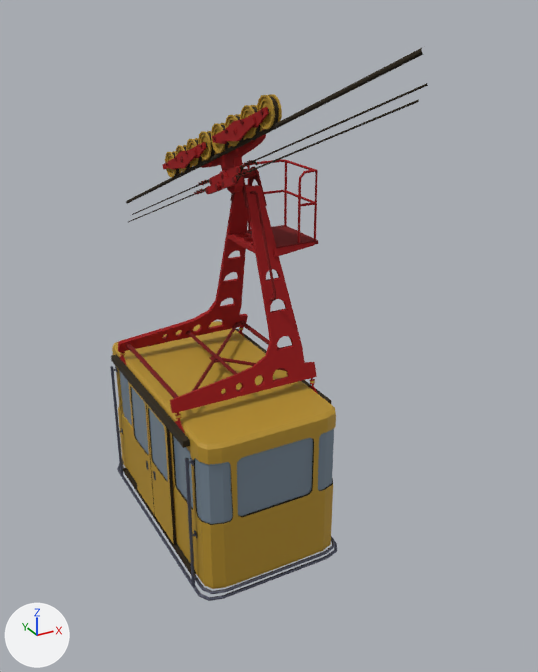
What one commit did to the glTF model assets/cable_car/scene.gltf.
Both versions are drawn from a camera (50 mm lens) standing at (-8.8, -19.7, 15.9) and looking at (1.3, -1.2, 6.6). The lights are fixed; the arrows at lower left show +X, +Y and +Z. The older version comes first. Where no turn or scale is listed for an object, it has been applied to the vertices.

Before the edit, the objects in view are built like this:
```python
ob_cable_main = bpy.data.objects.new('Cable.Main', me_cable_main)
ob_cable_main.parent = ob_cable
ob_cable_main.location = (0.0, 0.0, 0.0)
ob_door_front_right_door = bpy.data.objects.new('Door_Front_Right.Door', me_door_front_right_door)
ob_door_front_right_door.location = (0.0, 0.0, 0.0)
ob_head_bearings = bpy.data.objects.new('Head.Bearings', me_head_bearings)
ob_head_bearings.parent = ob_head
ob_head_bearings.location = (0.0, 0.0, 0.0)
ob_head_head = bpy.data.objects.new('Head.Head', me_head_head)
ob_head_head.parent = ob_head
ob_head_head.location = (0.0, 0.0, 0.0)
ob_insurance_big_bolts = bpy.data.objects.new('Insurance.Big_Bolts', me_insurance_big_bolts)
ob_insurance_big_bolts.location = (0.0, 0.0, 0.0)
ob_insurance_connectors = bpy.data.objects.new('Insurance.Connectors', me_insurance_connectors)
ob_insurance_connectors.location = (0.0, 0.0, 0.0)
ob_insurance_rope_rope = bpy.data.objects.new('Insurance_Rope.Rope', me_insurance_rope_rope)
ob_insurance_rope_rope.location = (0.0, 0.0, 0.0)
ob_insurance_small_bolts = bpy.data.objects.new('Insurance.Small_Bolts', me_insurance_small_bolts)
ob_insurance_small_bolts.location = (0.0, 0.0, 0.0)
ob_wheel_1_inside = bpy.data.objects.new('Wheel_1.Inside', me_wheel_1_inside)
ob_wheel_1_inside.parent = ob_wheel_1
ob_wheel_1_inside.location = (-20.15, -0.89, -2.31)
# also in view: 'Cabin.Walls' at (0.0, 0.0, 2.7); 'Legs.Legs' at (0.0, 0.0, 8.3); 'Door_Front_Right.Window' at (-2.3, -0.8, 3.6); 'Window_Front_Left' at (1.8, -3.7, 3.6); 'Window_Front_Right' at (-1.8, -3.7, 3.6)
```
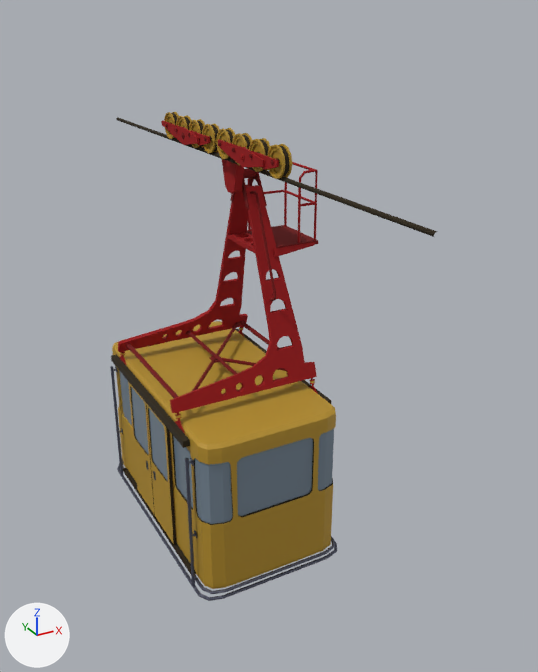
Pixel boxes (x1, y1, x2, y2) of what changed, in the pictures (538 x 672 px):
'Head.Head', moved, turned: before (162, 107, 269, 193); after (161, 120, 279, 193)
'Cable.Main', moved, turned: before (126, 47, 423, 204); after (116, 117, 437, 237)
'Insurance_Rope.Rope', deleted: before (128, 83, 428, 222)
'Wheel_1.Outside', moved, turned: before (257, 94, 282, 129); after (267, 144, 292, 179)
'Wheel_2.Outside', moved, turned: before (240, 105, 263, 138); after (249, 138, 271, 172)
'Insurance.Connectors', deleted (red): before (194, 163, 251, 194)
'Wheel_5.Outside', moved, turned: before (198, 131, 217, 160); after (202, 123, 219, 154)
'Wheel_4.Outside', moved, turned: before (211, 123, 231, 153); after (216, 128, 235, 159)
'Wheel_3.Outside', moved, turned: before (225, 114, 246, 146); after (232, 133, 252, 165)
'Wheel_6.Outside', moved, turned: before (186, 138, 204, 166); after (189, 119, 205, 148)
'Wheel_8.Outside', moved, turned: before (165, 151, 181, 177); after (164, 112, 179, 139)
'Wheel_1.Inside', moved, turned: before (268, 97, 279, 125); after (277, 146, 290, 176)
'Wheel_7.Outside', moved, turned: before (175, 145, 192, 172); after (176, 115, 191, 129)
'Head.Bearings', moved, turned: before (166, 110, 263, 166); after (165, 124, 274, 164)
'Wheel_5.Inside', moved, turned: before (206, 133, 215, 157); after (209, 125, 218, 151)
'Insurance.Big_Bolts', deleted: before (205, 160, 254, 194)
'Wheel_2.Inside', moved, turned: before (252, 107, 261, 134); after (260, 140, 269, 156)
'Wheel_4.Inside', moved, turned: before (221, 125, 229, 151); after (225, 130, 234, 157)
'Insurance.Small_Bolts', deleted: before (195, 160, 254, 195)
'Wheel_3.Inside', moved, turned: before (236, 116, 244, 142); after (243, 135, 250, 149)
'Wheel_6.Inside', moved, turned: before (195, 140, 202, 164); after (197, 121, 203, 146)
'Wheel_7.Inside', moved, turned: before (183, 146, 190, 170); after (184, 117, 190, 130)
'Wheel_8.Inside', moved, turned: before (172, 153, 179, 175); after (171, 113, 177, 125)

What changed in the scene script:
```text
Change ob_cable_main:
    ob_cable_main.location: (0.0, 0.0, 0.0) -> (0.0, 3.923, 0.723)
    ob_cable_main.rotation_euler: (0.0, 0.0, 0.0) -> (0.349, 0.0, 0.0)  # degrees (0, 0, 0) -> degrees (20, 0, 0)
Change ob_head_bearings:
    ob_head_bearings.location: (0.0, 0.0, 0.0) -> (0.0, 3.923, 0.723)
    ob_head_bearings.rotation_euler: (0.0, 0.0, 0.0) -> (0.349, 0.0, 0.0)  # degrees (0, 0, 0) -> degrees (20, 0, 0)
Change ob_head_head:
    ob_head_head.location: (0.0, 0.0, 0.0) -> (0.0, 3.923, 0.723)
    ob_head_head.rotation_euler: (0.0, 0.0, 0.0) -> (0.349, 0.0, 0.0)  # degrees (0, 0, 0) -> degrees (20, 0, 0)
Remove ob_insurance_big_bolts:
    ob_insurance_big_bolts = bpy.data.objects.new('Insurance.Big_Bolts', me_insurance_big_bolts)
Remove ob_insurance_connectors:
    ob_insurance_connectors = bpy.data.objects.new('Insurance.Connectors', me_insurance_connectors)
Remove ob_insurance_small_bolts:
    ob_insurance_small_bolts = bpy.data.objects.new('Insurance.Small_Bolts', me_insurance_small_bolts)
Remove ob_insurance_rope_rope:
    ob_insurance_rope_rope = bpy.data.objects.new('Insurance_Rope.Rope', me_insurance_rope_rope)
Change ob_wheel_1_inside:
    ob_wheel_1_inside.location: (-20.15, -0.89, -2.31) -> (-20.15, 3.033, -1.588)
    ob_wheel_1_inside.rotation_euler: (0.0, 0.0, 0.0) -> (0.349, 0.0, 0.0)  # degrees (0, 0, 0) -> degrees (20, 0, 0)
Change ob_wheel_1_outside:
    ob_wheel_1_outside.location: (-20.15, -0.89, -2.31) -> (-20.15, 3.033, -1.588)
    ob_wheel_1_outside.rotation_euler: (0.0, 0.0, 0.0) -> (0.349, 0.0, 0.0)  # degrees (0, 0, 0) -> degrees (20, 0, 0)
Change ob_wheel_2_inside:
    ob_wheel_2_inside.location: (-20.15, -0.89, -2.31) -> (-20.15, 3.033, -1.588)
    ob_wheel_2_inside.rotation_euler: (0.0, 0.0, 0.0) -> (0.349, 0.0, 0.0)  # degrees (0, 0, 0) -> degrees (20, 0, 0)
Change ob_wheel_2_outside:
    ob_wheel_2_outside.location: (-20.15, -0.89, -2.31) -> (-20.15, 3.033, -1.588)
    ob_wheel_2_outside.rotation_euler: (0.0, 0.0, 0.0) -> (0.349, 0.0, 0.0)  # degrees (0, 0, 0) -> degrees (20, 0, 0)
Change ob_wheel_3_inside:
    ob_wheel_3_inside.location: (-20.15, -0.89, -2.31) -> (-20.15, 3.033, -1.588)
    ob_wheel_3_inside.rotation_euler: (0.0, 0.0, 0.0) -> (0.349, 0.0, 0.0)  # degrees (0, 0, 0) -> degrees (20, 0, 0)
Change ob_wheel_3_outside:
    ob_wheel_3_outside.location: (-20.15, -0.89, -2.31) -> (-20.15, 3.033, -1.588)
    ob_wheel_3_outside.rotation_euler: (0.0, 0.0, 0.0) -> (0.349, 0.0, 0.0)  # degrees (0, 0, 0) -> degrees (20, 0, 0)
Change ob_wheel_4_inside:
    ob_wheel_4_inside.location: (-20.15, -0.89, -2.31) -> (-20.15, 3.033, -1.588)
    ob_wheel_4_inside.rotation_euler: (0.0, 0.0, 0.0) -> (0.349, 0.0, 0.0)  # degrees (0, 0, 0) -> degrees (20, 0, 0)
Change ob_wheel_4_outside:
    ob_wheel_4_outside.location: (-20.15, -0.89, -2.31) -> (-20.15, 3.033, -1.588)
    ob_wheel_4_outside.rotation_euler: (0.0, 0.0, 0.0) -> (0.349, 0.0, 0.0)  # degrees (0, 0, 0) -> degrees (20, 0, 0)
Change ob_wheel_5_inside:
    ob_wheel_5_inside.location: (-20.15, -0.89, -2.31) -> (-20.15, 3.033, -1.588)
    ob_wheel_5_inside.rotation_euler: (0.0, 0.0, 0.0) -> (0.349, 0.0, 0.0)  # degrees (0, 0, 0) -> degrees (20, 0, 0)
Change ob_wheel_5_outside:
    ob_wheel_5_outside.location: (-20.15, -0.89, -2.31) -> (-20.15, 3.033, -1.588)
    ob_wheel_5_outside.rotation_euler: (0.0, 0.0, 0.0) -> (0.349, 0.0, 0.0)  # degrees (0, 0, 0) -> degrees (20, 0, 0)
Change ob_wheel_6_inside:
    ob_wheel_6_inside.location: (-20.15, -0.89, -2.31) -> (-20.15, 3.033, -1.588)
    ob_wheel_6_inside.rotation_euler: (0.0, 0.0, 0.0) -> (0.349, 0.0, 0.0)  # degrees (0, 0, 0) -> degrees (20, 0, 0)
Change ob_wheel_6_outside:
    ob_wheel_6_outside.location: (-20.15, -0.89, -2.31) -> (-20.15, 3.033, -1.588)
    ob_wheel_6_outside.rotation_euler: (0.0, 0.0, 0.0) -> (0.349, 0.0, 0.0)  # degrees (0, 0, 0) -> degrees (20, 0, 0)
Change ob_wheel_7_inside:
    ob_wheel_7_inside.location: (-20.15, -0.89, -2.31) -> (-20.15, 3.033, -1.588)
    ob_wheel_7_inside.rotation_euler: (0.0, 0.0, 0.0) -> (0.349, 0.0, 0.0)  # degrees (0, 0, 0) -> degrees (20, 0, 0)
Change ob_wheel_7_outside:
    ob_wheel_7_outside.location: (-20.15, -0.89, -2.31) -> (-20.15, 3.033, -1.588)
    ob_wheel_7_outside.rotation_euler: (0.0, 0.0, 0.0) -> (0.349, 0.0, 0.0)  # degrees (0, 0, 0) -> degrees (20, 0, 0)
Change ob_wheel_8_inside:
    ob_wheel_8_inside.location: (-20.15, -0.89, -2.31) -> (-20.15, 3.033, -1.588)
    ob_wheel_8_inside.rotation_euler: (0.0, 0.0, 0.0) -> (0.349, 0.0, 0.0)  # degrees (0, 0, 0) -> degrees (20, 0, 0)
Change ob_wheel_8_outside:
    ob_wheel_8_outside.location: (-20.15, -0.89, -2.31) -> (-20.15, 3.033, -1.588)
    ob_wheel_8_outside.rotation_euler: (0.0, 0.0, 0.0) -> (0.349, 0.0, 0.0)  # degrees (0, 0, 0) -> degrees (20, 0, 0)
```
